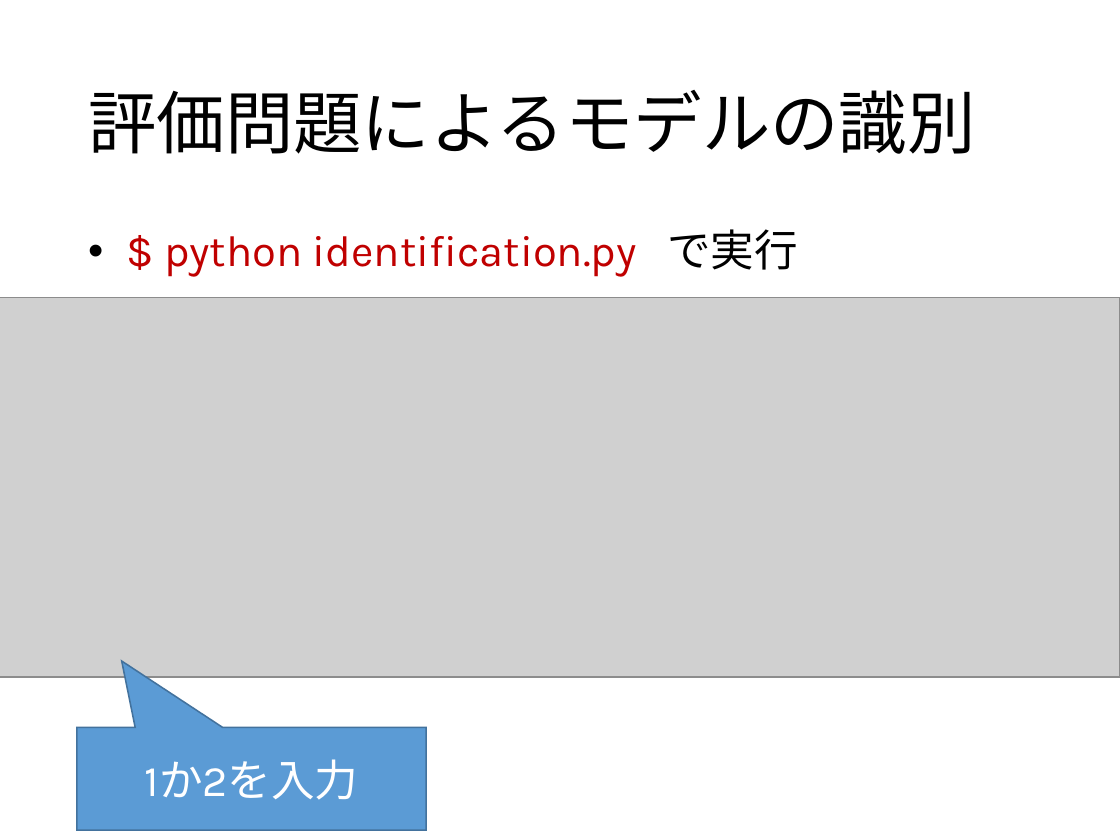
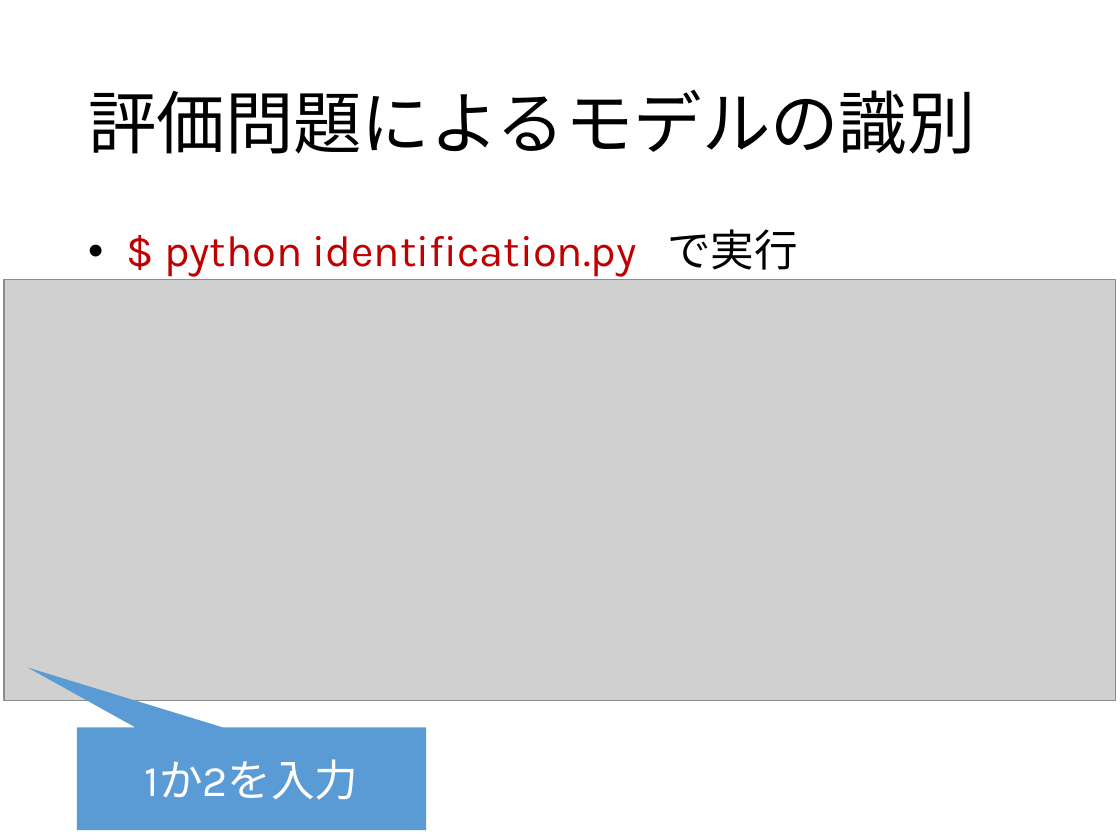
Before and after one commit to 2017B4/rinko, a slide deck: slide 28 of 輪講実習.pptx (slide 29 before the commit). Drawn at 1120x840 pixels with LibreOffice and Linux fonts; fonts in the diff are those of the drawing; grey boxes stand for pictures. Boxes give left, top, right and bottom in pixels: in the first picture for what was removed or moved away, otherwise in the second. Text is boxed around its words. In the diff, an @@ line names an element or a change of style, - is before the commit and + after.

```diff
--- a/輪講実習.pptx
+++ b/輪講実習.pptx
@@ picture: place and size @@
-picture at (0, 297, 1120, 676)
+picture at (4, 279, 1117, 701)
@@ speech box "1か2を入力" at (77, 727, 427, 830): outline #43739E 1 pt to none; proportions changed @@
```
Also in this commit, not shown: 7 other slides changed, 1 slide removed.
